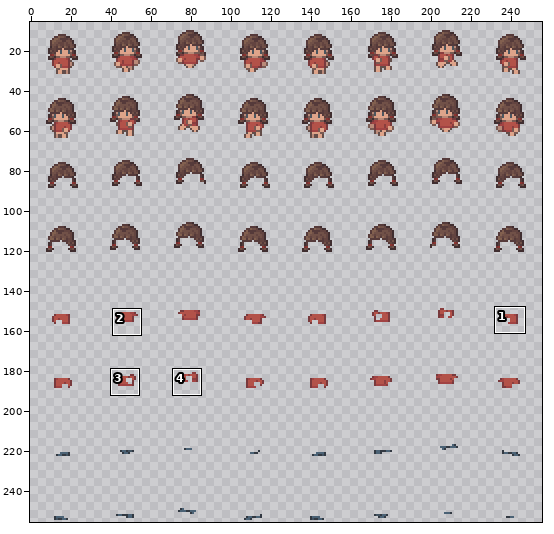
Edited in one commit: sprite sheet (img/girl.png). The first picture is a wide view before the edit; the outline marks the close-up.
Close-up. Before the commit:
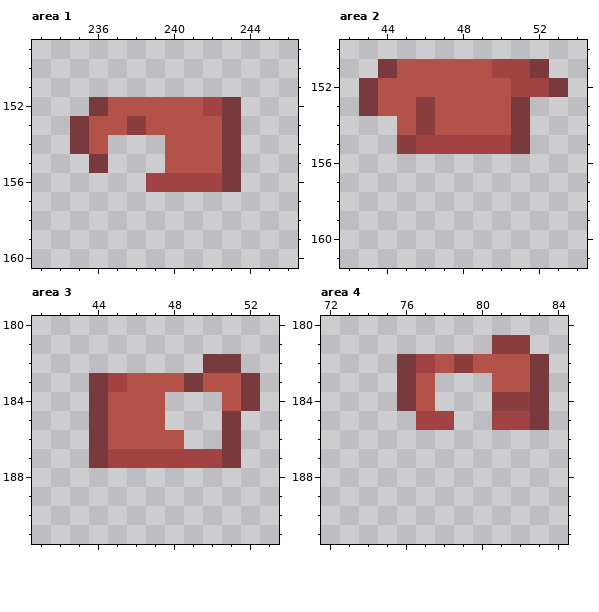
The file is 256x256 pixels. Colours within 5 levels of each other are drawn and written as one. Shown: area 1: x 233..246, y 149..160; area 2: x 42..54, y 150..161; area 3: x 41..53, y 180..191; area 4: x 72..84, y 180..191. The wide view leaves out empty margins. The commit also changed other parts of the picture, which this record leaves out.
New version:
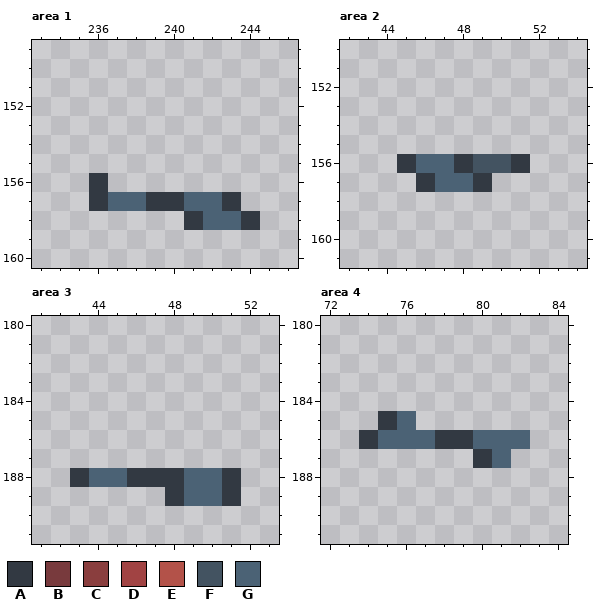
Palette (. is transparent): A #323942  B #783a3d  C #8a3e3e  D #a14343  E #b35249  F #435361  G #4b6275
The edit:
Area 1:
y 152: x 236..243 BEEEEEDB -> ........
y 153: x 235..243 BEECEEEEB -> .........
y 154: x 235..236 BE -> ..; x 240..243 EEEB -> ....
y 155: x 236 B -> .; x 240..243 EEEB -> ....
y 156: x 236 . -> A; x 239..243 DDDDB -> .....
y 157: x 236..243 ........ -> AGGAAGGA
y 158: x 241..244 .... -> AGGA
Area 2:
y 151: x 44..52 BEEEEEDDB -> .........
y 152: x 43..53 BEEEEEEEDDB -> ...........
y 153: x 43..51 BEECEEEEB -> .........
y 154: x 45..51 ECEEEEB -> .......
y 155: x 45..51 CDDDDDB -> .......
y 156: x 45..51 ....... -> AGGAFFA
y 157: x 46..49 .... -> AGGA
Area 3:
y 182: x 50..51 BB -> ..
y 183: x 44..52 BDEEEBEEB -> .........
y 184: x 44..47 BEEE -> ....; x 51..52 EB -> ..
y 185: x 44..47 BEEE -> ....; x 51 B -> .
y 186: x 44..48 BEEEE -> .....; x 51 B -> .
y 187: x 44..51 BDDDDDDB -> ........
y 188: x 43..51 ......... -> AGGAAAGGA
y 189: x 48..51 .... -> AGGA
Area 4:
y 181: x 81..82 CC -> ..
y 182: x 76..83 BDECEEEB -> ........
y 183: x 76..77 BE -> ..; x 81..83 EEB -> ...
y 184: x 76..77 BE -> ..; x 81..83 CCB -> ...
y 185: x 75..78 ..DD -> AG..; x 81..83 DDB -> ...
y 186: x 74..82 ......... -> AGGGAAGGG
y 187: x 80..81 .. -> AG
